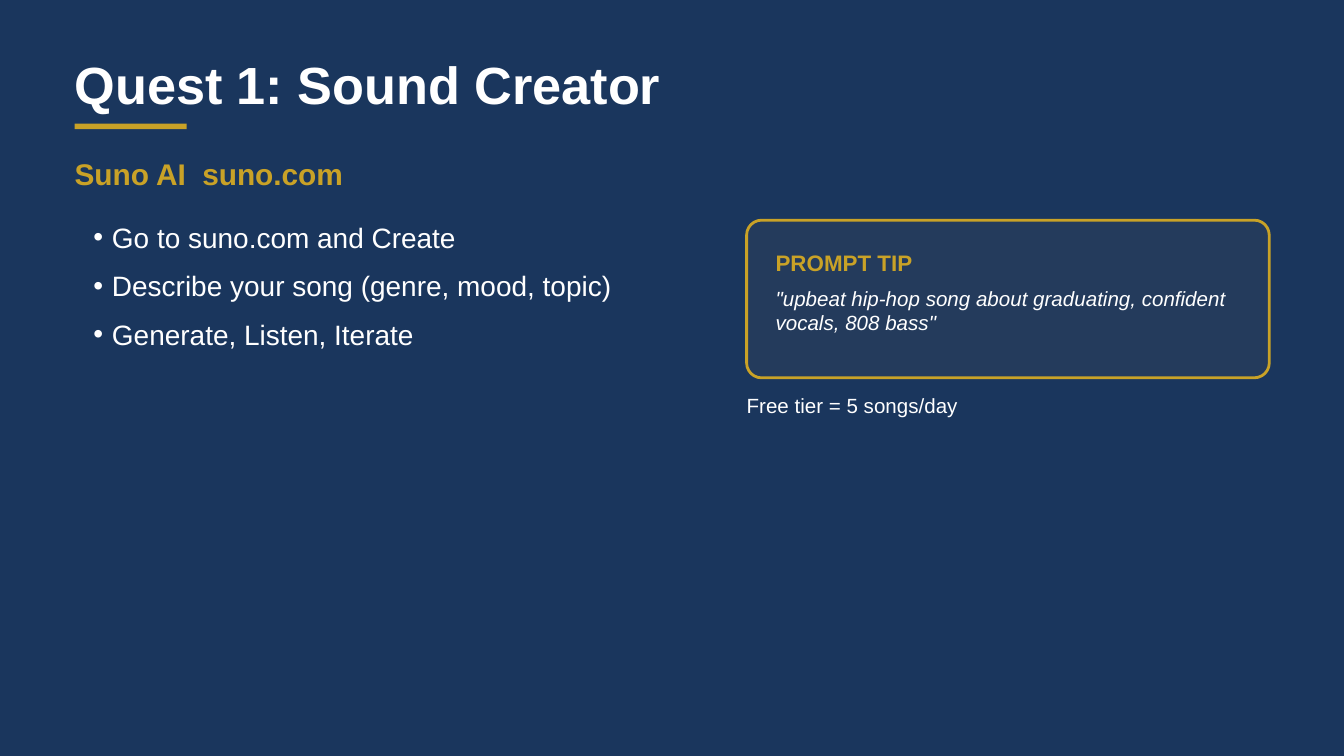
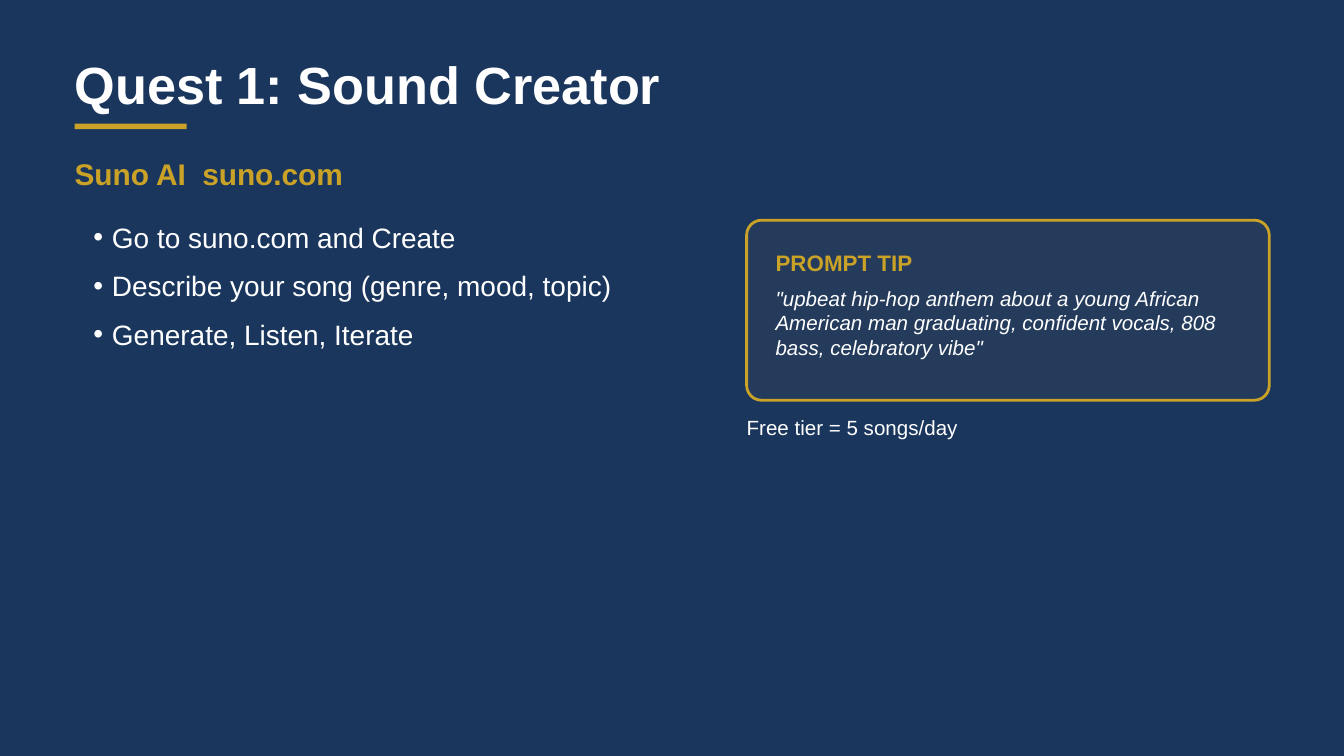
Before and after one commit to charlesmartinedd/caaasa-leadership-academy, a slide deck: slide 12 of AI-Creator-Lab-Deck.pptx. Drawn at 1344x756 pixels with LibreOffice and Linux fonts; fonts in the diff are those of the drawing. Boxes give left, top, right and bottom in pixels: in the first picture for what was removed or moved away, otherwise in the second. Text is boxed around its words. In the diff, an @@ line names an element or a change of style, - is before the commit and + after.

```diff
--- a/AI-Creator-Lab-Deck.pptx
+++ b/AI-Creator-Lab-Deck.pptx
@@ rounded rectangle: place and size @@
-rounded rectangle at <box>747,220,1270,378</box>
+rounded rectangle at <box>747,220,1270,401</box>
@@ rounded rectangle at <box>747,220,1270,401</box>: proportions changed @@
@@ text at <box>776,291,1215,360</box>: text changed @@
-"upbeat hip-hop song about graduating, confident vocals, 808 bass"
+"upbeat hip-hop anthem about a young African American man graduating, confident vocals, 808 bass, celebratory vibe"
@@ text "Free tier = 5 songs/day": place and size @@
-text "Free tier = 5 songs/day" at <box>747,398,958,418</box>
+text "Free tier = 5 songs/day" at <box>747,420,958,440</box>
```
Also in this commit, not shown: 3 other slides changed.
